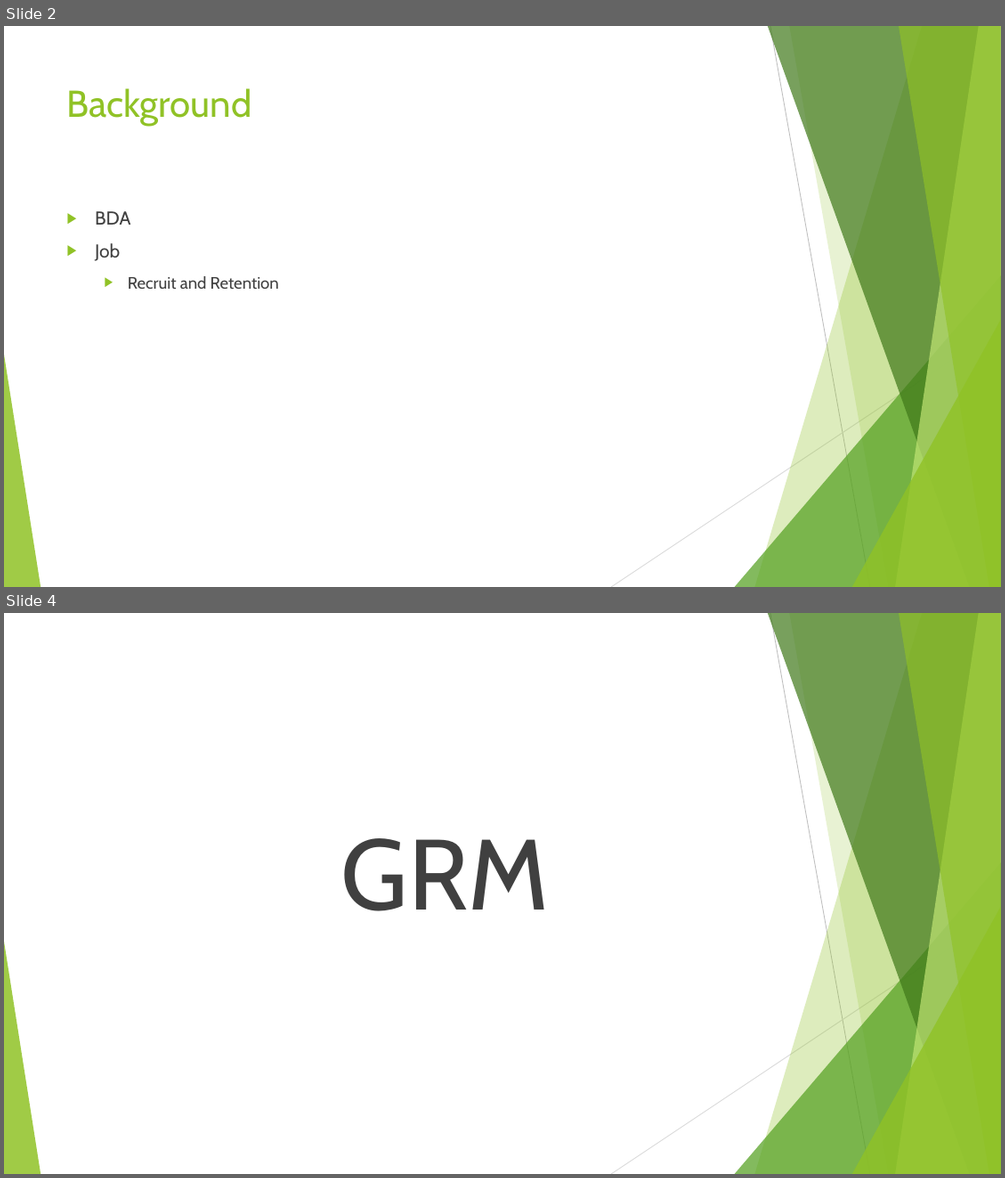
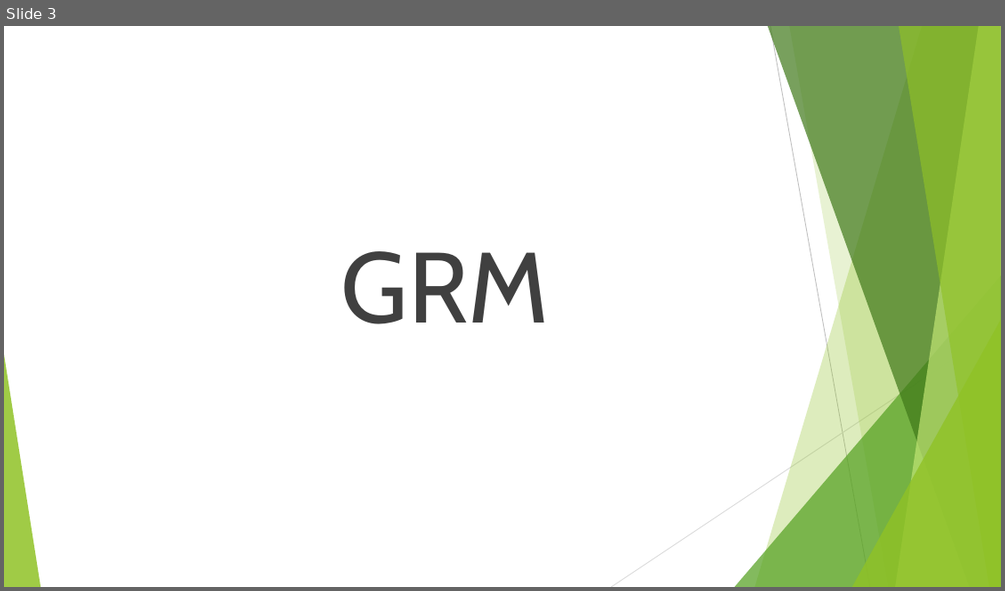
Before and after one commit to tylerparker22/work_to_show, a slide deck: Scolarship Symposium.pptx. Shown one above the other, each under a label of ours: slides 2 and 4 before the commit, slide 3 after it; the slides between them are not shown. The pictures are 1005x1178 and 1005x591 pixels, drawn with LibreOffice and Linux fonts; fonts in the diff are those of the drawing. Boxes give left, top, right and bottom in pixels: in the first picture for what was removed or moved away, otherwise in the second. Text is boxed around its words. In the diff, an @@ line names an element or a change of style, - is before the commit and + after.

```diff
--- a/Scolarship Symposium.pptx
+++ b/Scolarship Symposium.pptx
@@ slide 2 removed at (4, 26, 1001, 587), background #FFFFFF; not listed: 10 template elements that a slide beside it also shows @@
@@ title removed at (67, 88, 252, 126) @@
-Background
@@ text removed at (95, 211, 279, 289) @@
-▶ BDA
-▶ Job
-  ▶ Recruit and Retention
@@ what was slide 4 is now slide 3 @@
```
Also in this commit, not shown: 4 slides changed, 4 slides added, 1 other slide removed, 8 other files.
